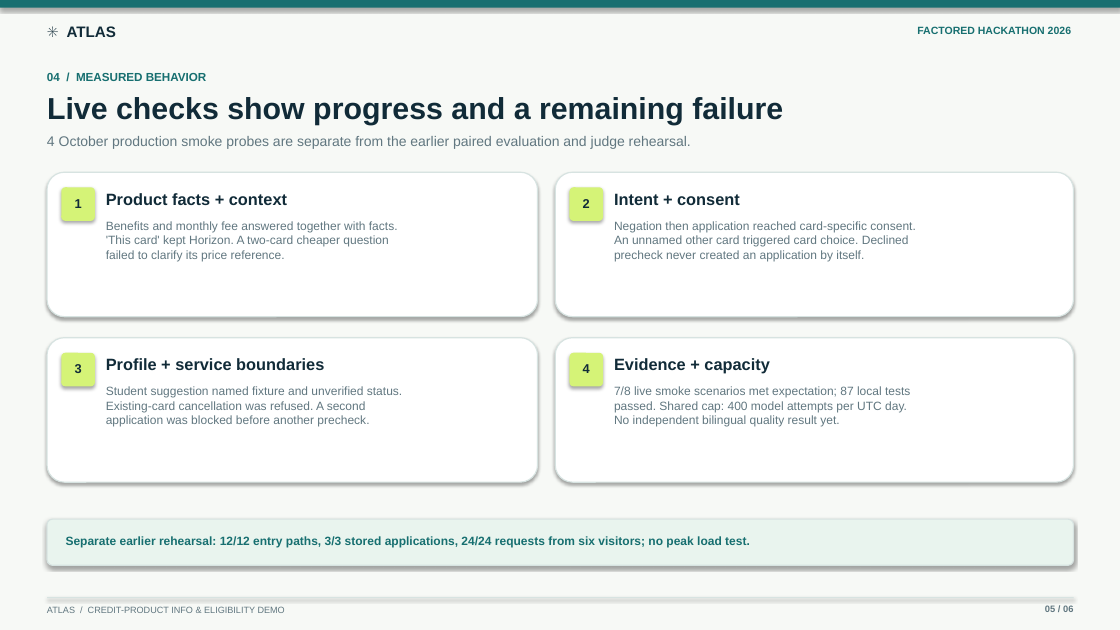
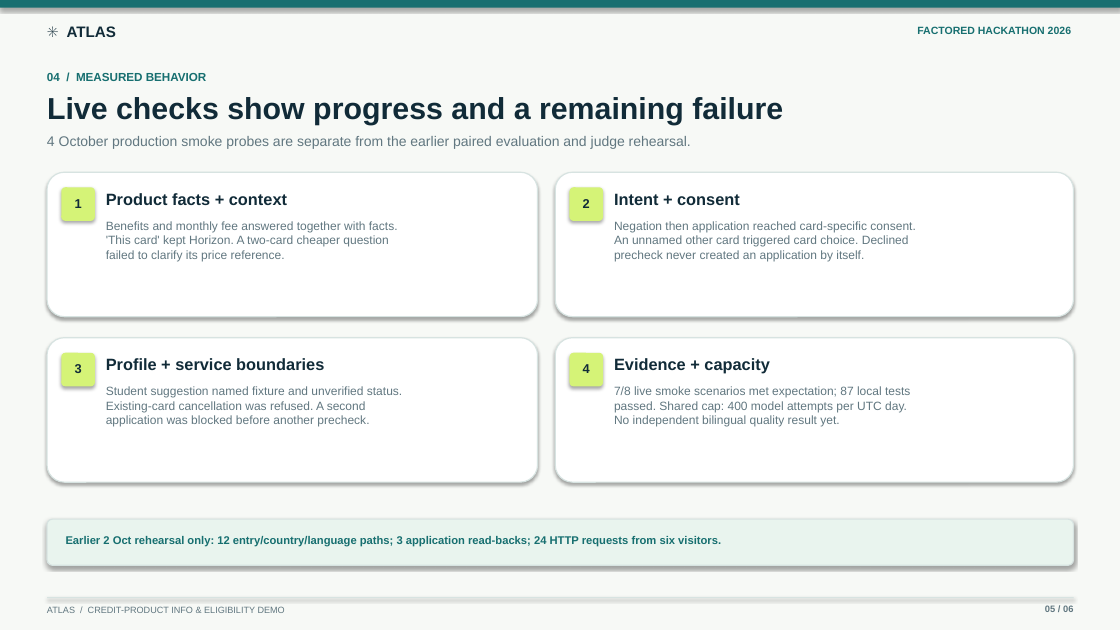
Before and after one commit to lucasswolff/factored-hackathon-2026-atlas, a slide deck: slide 5 of presentation/atlas_factored_hackathon_2026.pptx. Drawn at 1120x630 pixels with LibreOffice and Linux fonts; fonts in the diff are those of the drawing. Boxes give left, top, right and bottom in pixels: in the first picture for what was removed or moved away, otherwise in the second. Text is boxed around its words. In the diff, an @@ line names an element or a change of style, - is before the commit and + after.

Commit message:
Clarify dated rehearsal denominators in deck and docs (#32)

```diff
--- a/presentation/atlas_factored_hackathon_2026.pptx
+++ b/presentation/atlas_factored_hackathon_2026.pptx
@@ text at box(66, 536, 721, 547): text changed; size 10.3 to 9.6 pt @@
-Separate earlier rehearsal: 12/12 entry paths, 3/3 stored applications, 24/24 requests from six visitors; no peak load test.
+Earlier 2 Oct rehearsal only: 12 entry/country/language paths; 3 application read-backs; 24 HTTP requests from six visitors.
```
Also in this commit, not shown: 5 other files.
